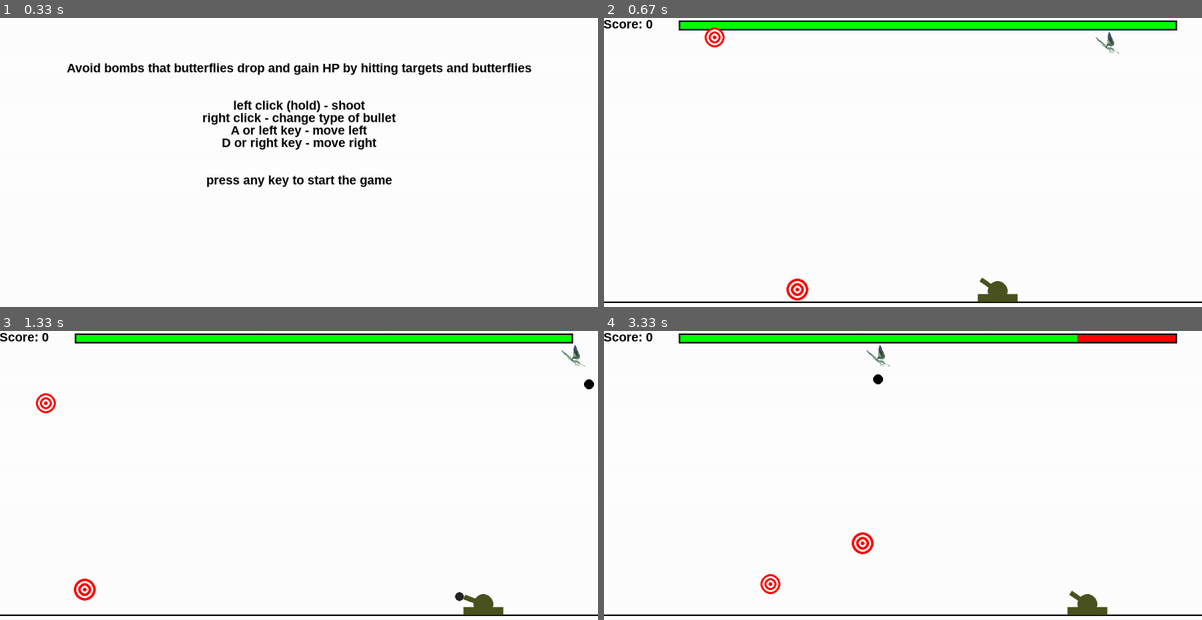
Above: before the commit, frames 1-4 (two rows, left to right).
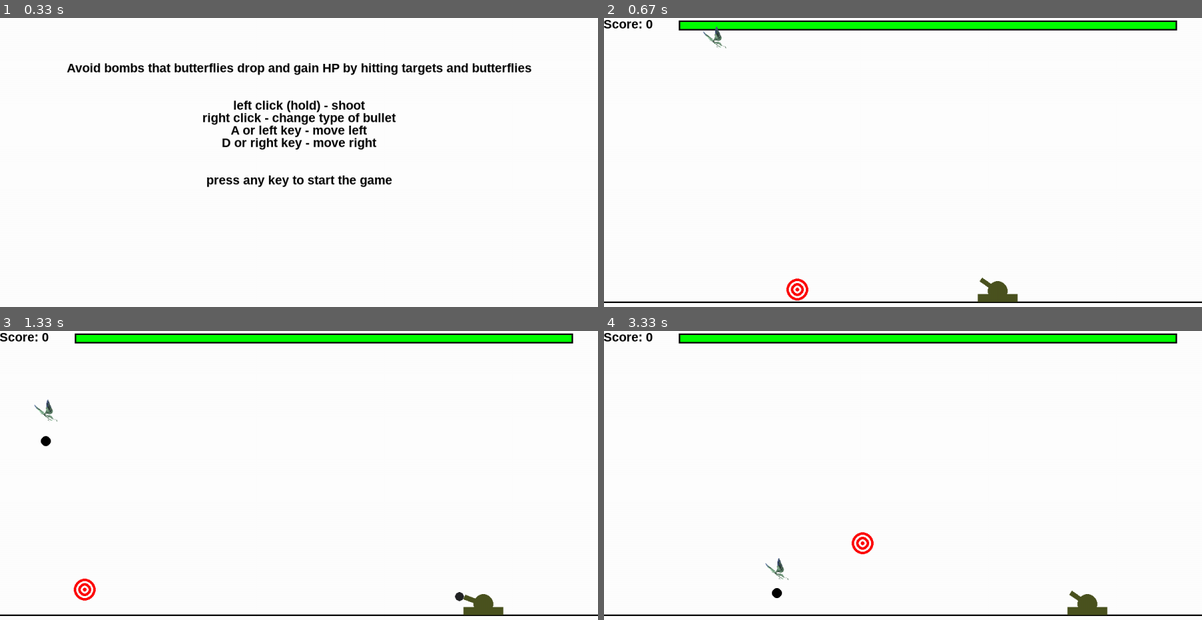
Above: after the commit, the same moments.

Repository: gnorayr/infa_2020_Gevorgyan
Game: pygame game, started from Lab 8 Cannon/Zibil.py
The game is run twice, just before and just after one commit, with the same random seed, the same clock (stepped at 60 frames per second) and the same inputs.
Inputs (mouse positions are in pixels of both pictures, inside the frame that each line leads up to):
- Up to frame 1 (0.33 s): no input
- Up to frame 2 (0.67 s): hold Right from 0.33 s (still down)
- Up to frame 3 (1.33 s): release Right at 0.8 s; click (304, 498) at 0.88 s; hold Right from 1.17 s (still down); click (155, 481) at 1.25 s
- Up to frame 4 (3.33 s): release Right at 1.63 s; hold Left 1.67-2.2 s; click (717, 435) at 1.75 s; hold Left 2.23-2.63 s; click (1124, 585) at 2.32 s; hold Right 2.67-3.3 s; click (747, 368) at 2.75 s

Frame 1 is identical in both runs. In frame 2, 0.3% of the frame differs, in the area x 16-87%, y 2-13%; in frame 3, 0.4%; in frame 4, 0.8%, in the area x 26-96%, y 1-93%.

Commit message:
add_target function added

Diff:
--- a/Lab 6, 7 Catch the ball/Best scores.csv
+++ b/Lab 6, 7 Catch the ball/Best scores.csv
@@ -1 +1,3 @@
 AA,10,Sun Oct 18 01:07:40 2020
+
+Mher,16,Fri Nov 20 14:33:16 2020
--- a/Lab 8 Cannon/Zibil.py
+++ b/Lab 8 Cannon/Zibil.py
@@ -21,7 +21,7 @@
         self.font = pygame.font.SysFont('arial', 25, True)
         self.score = 0
         self.cannon = Cannon(40, y=GROUND_Y)
-        self.targets = [Target(), Target()]
+        self.targets = [Target()]
         self.bullets = []
         self.bombs = []
         self.butterflies = [Butterfly()]
@@ -50,9 +50,14 @@
         line(screen, BLACK, (0, GROUND_Y), (SCREEN_X, GROUND_Y), 3)
 
     def add_butterfly(self):
-        butterfly_number = self.score // 8 + 1
+        butterfly_number = self.score // 5 + 1
         if len(self.butterflies) < butterfly_number:
             self.butterflies.append(Butterfly())
+
+    def add_target(self):
+        target_number = self.score // 10 + 1
+        if len(self.targets) < target_number:
+            self.targets.append(Target())
 
     def mainloop(self):
         finished = False
@@ -70,6 +75,7 @@
                 self.cannon.health_draw()
                 self.score_count()
                 self.add_butterfly()
+                self.add_target()
 
                 if self.cannon.is_dead():
                     print("your score is", self.score)
